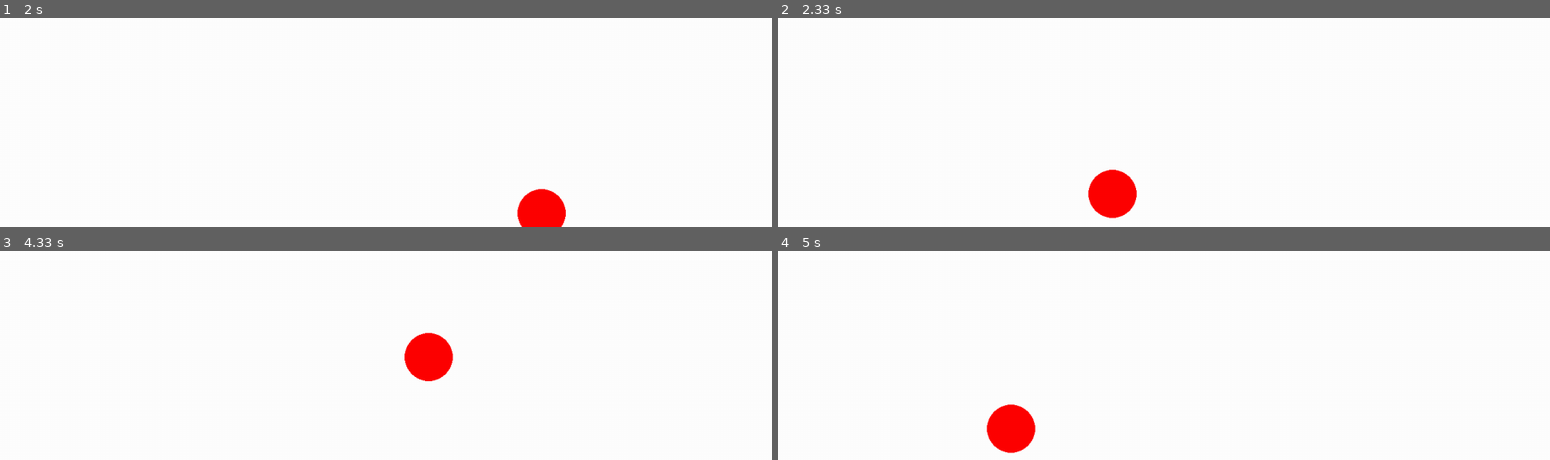
Above: before the commit, frames 1-4 (two rows, left to right).
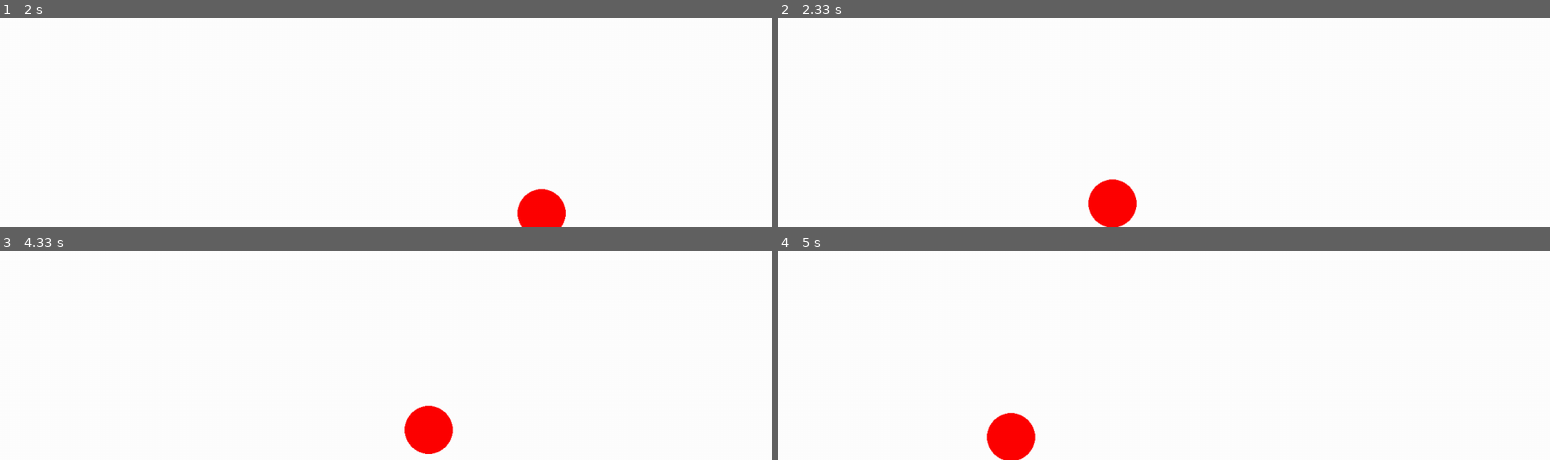
Above: after the commit, the same moments.

Repository: cagil-gumus/pygame_playground
Game: pygame game, started from first_game.py
The game is run twice, just before and just after one commit, with the same random seed, the same clock (stepped at 60 frames per second) and the same inputs.
Inputs:
- Up to frame 1 (2 s): hold D 0.33-0.8 s; hold W 0.83-1.13 s; hold D 1.17-1.63 s; hold A from 1.67 s (still down)
- Up to frame 2 (2.33 s): release A at 2.2 s; hold S from 2.23 s (still down)
- Up to frame 3 (4.33 s): release S at 2.53 s; hold A 2.57-2.97 s; hold W 3-3.37 s; hold D 3.4-4.03 s; hold S from 4.07 s (still down)
- Up to frame 4 (5 s): release S at 4.43 s; hold A 4.47-4.93 s; hold D from 4.97 s (still down)

Frame 1 is identical in both runs. In frame 2, 0.6% of the frame differs, in the area x 40-47%, y 72-100%; in frame 3, 2.3%, in the area x 52-59%, y 38-98%; in frame 4, 0.6%.

Commit message:
fix minor issue with downward boost not correctly applied

Diff:
--- a/first_game.py
+++ b/first_game.py
@@ -5,12 +5,14 @@
 
 
 # WORLD_SETTINGS
-GRAVITY = 150  # m/s^2
+GRAVITY = 150
 RADIUS = 40
 SCREEN_HEIGHT = 720
 SCREEN_WIDTH = 1280
 AIR_RESISTANCE = 3
-DT_SPEED_UP_FACTOR = 20
+DT_SPEED_UP_FACTOR = 10
+COLLISION_LOSS = 0.8
+
 # pygame setup
 pygame.init()
 screen = pygame.display.set_mode((SCREEN_WIDTH, SCREEN_HEIGHT))
@@ -28,7 +30,8 @@
                  screen_height=SCREEN_HEIGHT,
                  screen_width=SCREEN_WIDTH,
                  air_resistance=AIR_RESISTANCE,
-                 dt_speed_up_factor=DT_SPEED_UP_FACTOR)
+                 dt_speed_up_factor=DT_SPEED_UP_FACTOR,
+                 collision_loss=COLLISION_LOSS)
 
 while running:
     # poll for events
--- a/object.py
+++ b/object.py
@@ -10,7 +10,8 @@
                screen_width,
                screen_height,
                air_resistance,
-               dt_speed_up_factor
+               dt_speed_up_factor,
+               collision_loss
                ):
 
     self.position = np.asarray(init_position) # m
@@ -30,7 +31,8 @@
     self.screen_width = screen_width
     self.screen_height = screen_height
     self.air_resistance =  air_resistance
-    self.dt_speed_up_factor = dt_speed_up_factor
+    self.dt_speed_up_factor = dt_speed_up_factor,
+    self.collision_loss = collision_loss
 
   def update_dt(self, dt):
     # Update important variables between delta-time
@@ -52,17 +54,17 @@
   def update_acceleration(self):
 
     if self.collision_x:
-      self.acceleration[0] *= -0.8
-      self.velocity[0] *= -0.8
+      self.acceleration[0] *= -self.collision_loss
+      self.velocity[0] *= -self.collision_loss
 
     if self.collision_y:
-      self.acceleration[1] *= -0.8
-      self.velocity[1] *= -0.8
+      self.acceleration[1] *= -self.collision_loss
+      self.velocity[1] *= -self.collision_loss
 
     if self.go_up:
       self.acceleration[1] = -30
     elif self.go_down:
-      self.acceleration[1] = 15
+      self.acceleration[1] = 30 + self.gravity
     else:
       self.acceleration[1] = self.gravity
 
